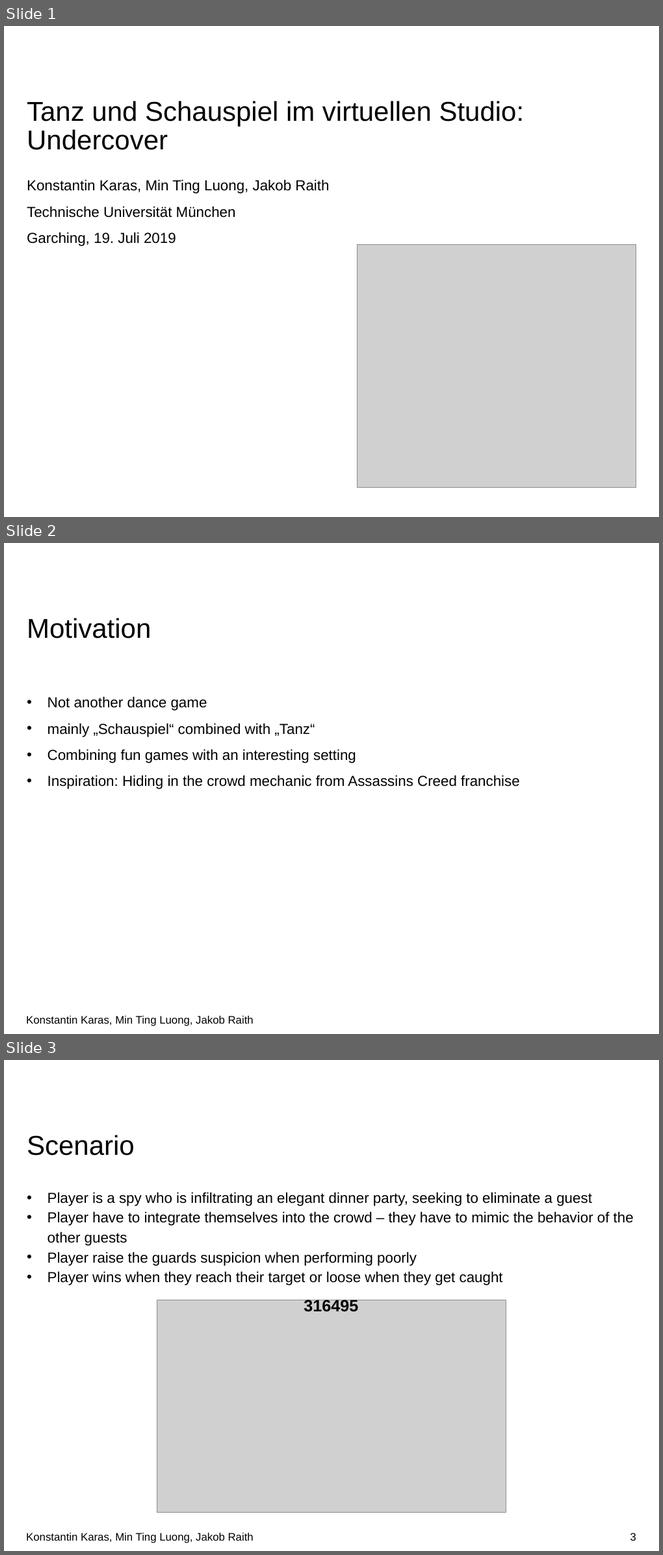
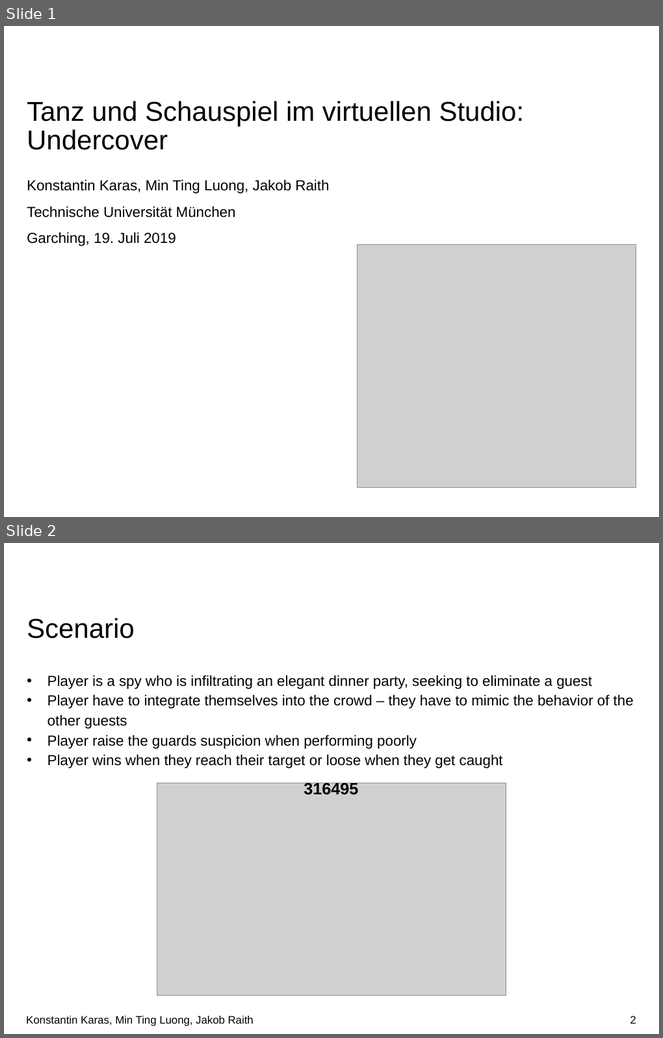
Before and after one commit to doingitraith/TaViS2019, a slide deck: Documents/Presentation.pptx. Shown one above the other, each under a label of ours: slides 1, 2 and 3 before the commit, slides 1 and 2 after it. The pictures are 663x1555 and 663x1038 pixels, drawn with LibreOffice and Linux fonts; fonts in the diff are those of the drawing; grey boxes stand for pictures; background and template pictures are left out. Boxes give left, top, right and bottom in pixels: in the first picture for what was removed or moved away, otherwise in the second. Text is boxed around its words. In the diff, an @@ line names an element or a change of style, - is before the commit and + after.

```diff
--- a/Documents/Presentation.pptx
+++ b/Documents/Presentation.pptx
@@ slide 2 removed at [4, 543, 659, 1034], background #FFFFFF @@
@@ title removed at [27, 618, 151, 639] @@
-Motivation
@@ text removed at [48, 696, 520, 789] @@
-• Not another dance game
-• mainly „Schauspiel“ combined with „Tanz“
-• Combining fun games with an interesting setting
-• Inspiration: Hiding in the crowd mechanic from Assassins Creed franchise
@@ text removed at [26, 1016, 254, 1027] @@
-Konstantin Karas, Min Ting Luong, Jakob Raith
@@ what was slide 3 is now slide 2 @@
@@ page number at [631, 1016, 636, 1024]: text changed @@
-3
+2
```
Also in this commit, not shown: 2 slides changed.
